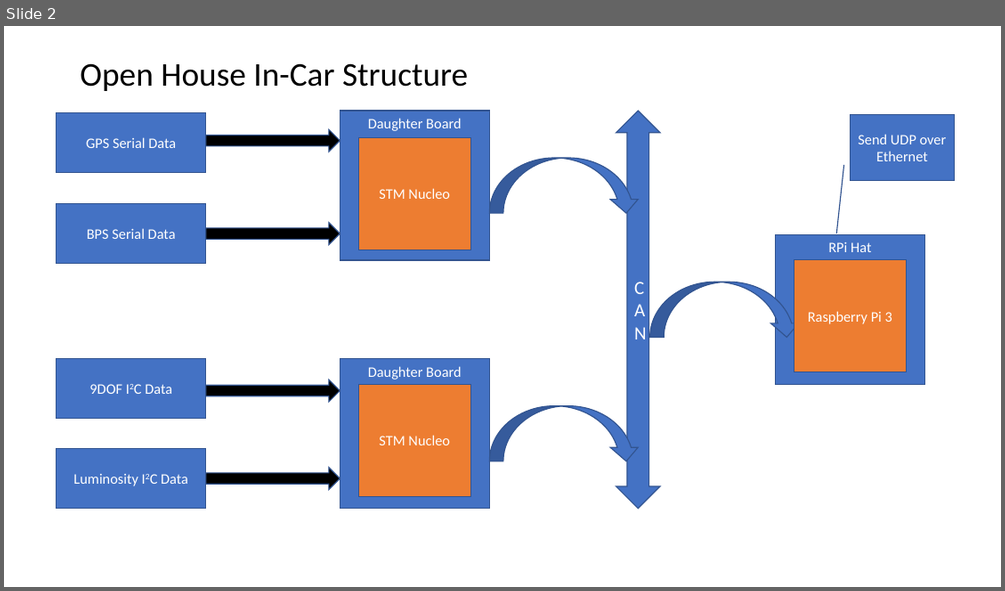
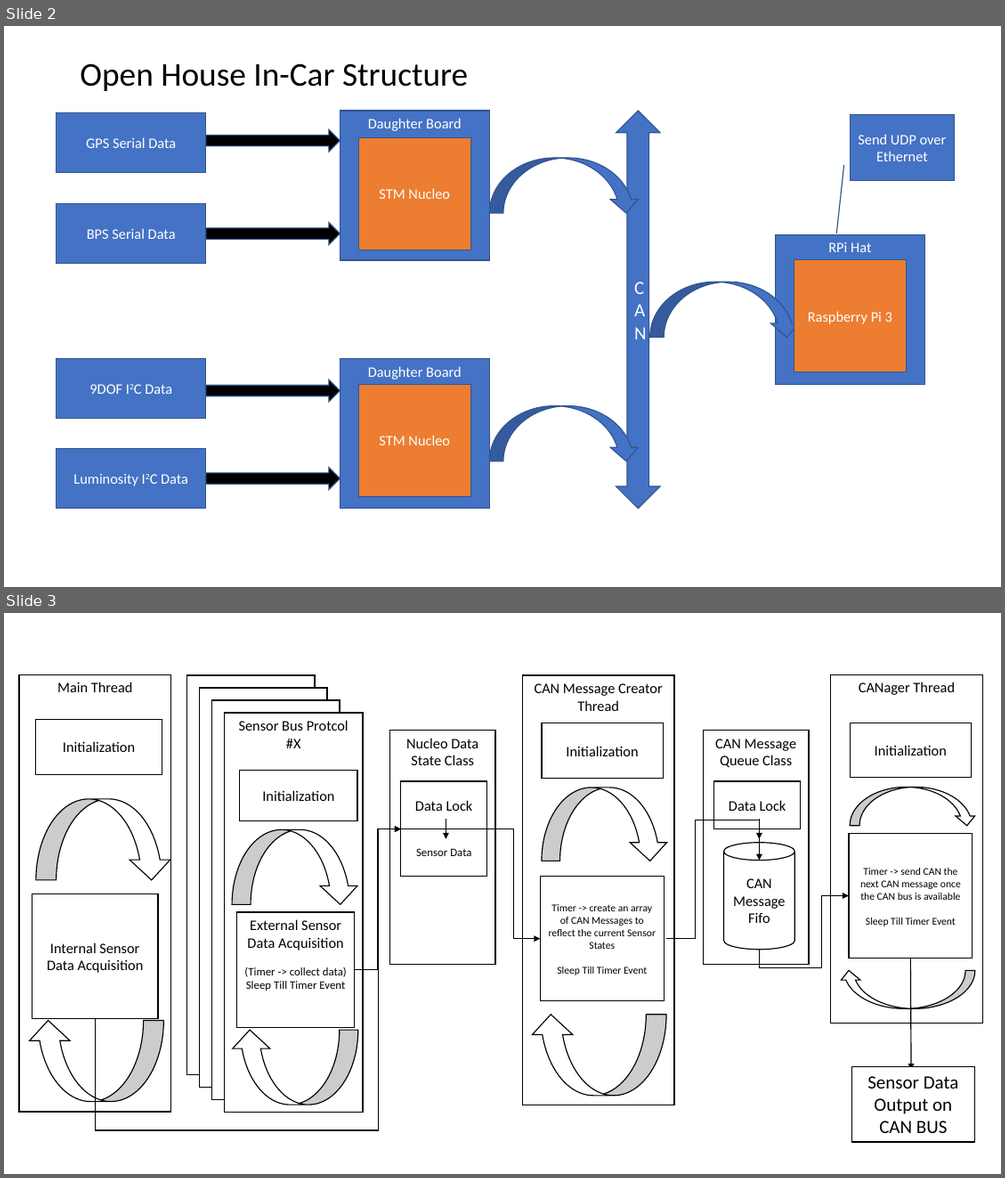
Before and after one commit to christian7137/SolarCarProject, a slide deck: new_acquisition/nucleo data flow and sw structure.pptx. Shown one above the other, each under a label of ours: slide 2 before the commit, slides 2 and 3 after it. The pictures are 1005x591 and 1005x1178 pixels, drawn with LibreOffice and Linux fonts; fonts in the diff are those of the drawing. Boxes give left, top, right and bottom in pixels: in the first picture for what was removed or moved away, otherwise in the second. Text is boxed around its words. In the diff, an @@ line names an element or a change of style, - is before the commit and + after.

```diff
--- a/new_acquisition/nucleo data flow and sw structure.pptx
+++ b/new_acquisition/nucleo data flow and sw structure.pptx
@@ slide 3 added at [4, 613, 1001, 1174], background #FFFFFF @@
@@ group added at [19, 675, 983, 1142]: 21 rectangles, 8 curved down arrows, 5 elbow arrows, 3 arrows, 1 cylinder @@
+Main Thread
+Initialization
+Internal Sensor Data Acquisition
+Sensor Bus Protcol #X
+Initialization
+External Sensor Data Acquisition
+(Timer -> collect data)
+Sleep Till Timer Event
+Nucleo Data State Class
+Sensor Data
+Data Lock
+CAN Message Creator Thread
+Initialization
+Timer -> create an array of CAN Messages to reflect the current Sensor States
+Sleep Till Timer Event
+CAN Message Queue Class
+Data Lock
+CAN Message Fifo
+CANager Thread
+Initialization
+Timer -> send CAN the next CAN message once the CAN bus is available
+Sleep Till Timer Event
+Sensor Data Output on CAN BUS
```
Also in this commit, not shown: 1 slide changed.
